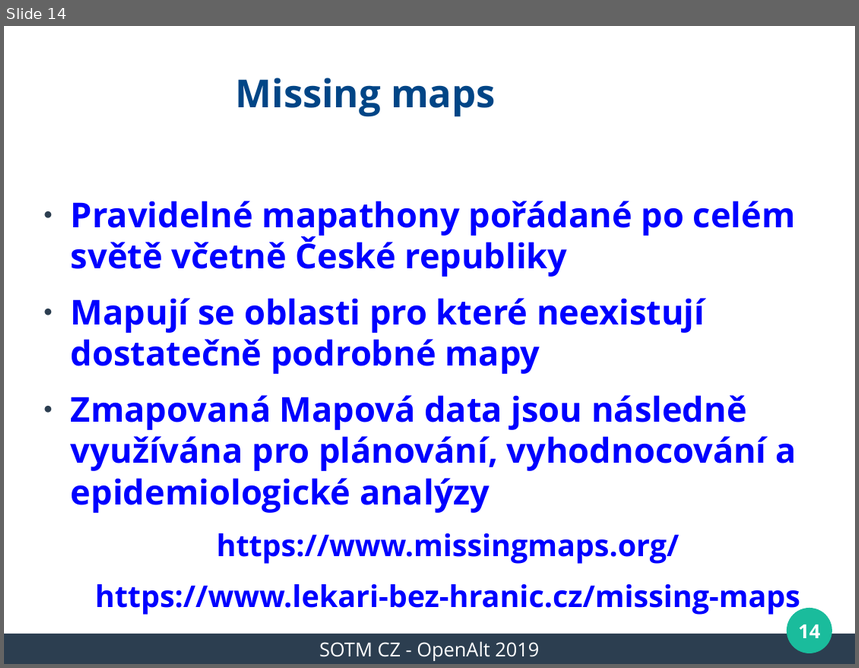
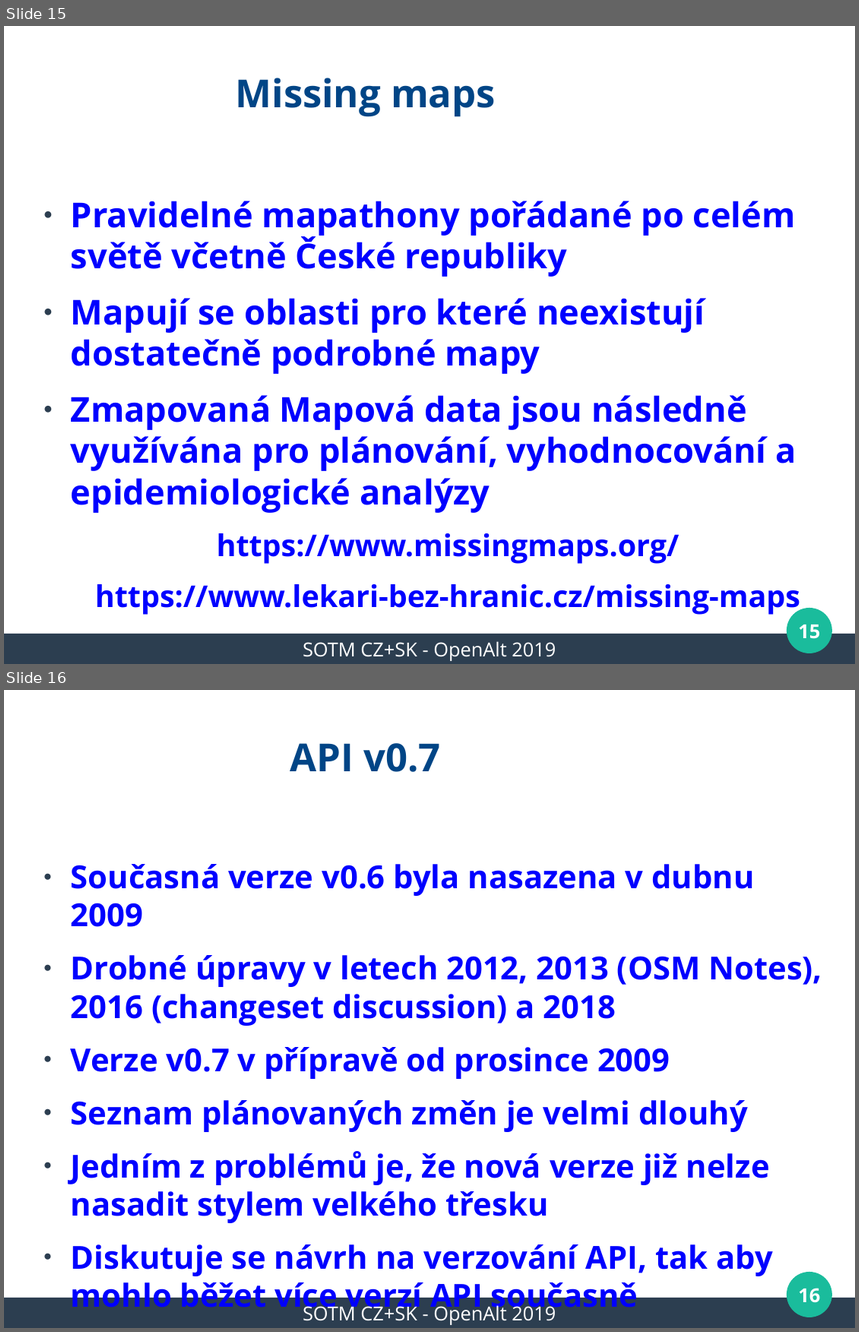
Before and after one commit to mkyral/osm, a slide deck: prezentace/OpenAlt2019/mkyral_WeeklyOSM_2019.odp. Shown one above the other, each under a label of ours: slide 14 before the commit, slides 15 and 16 after it. The pictures are 859x668 and 859x1332 pixels, drawn with LibreOffice and Linux fonts; fonts in the diff are those of the drawing; background and template pictures are left out. Boxes give left, top, right and bottom in pixels: in the first picture for what was removed or moved away, otherwise in the second. Text is boxed around its words. In the diff, an @@ line names an element or a change of style, - is before the commit and + after.

Commit message:
OpenAlt2019 presentation - final version

```diff
--- a/prezentace/OpenAlt2019/mkyral_WeeklyOSM_2019.odp
+++ b/prezentace/OpenAlt2019/mkyral_WeeklyOSM_2019.odp
@@ slide 16 added at (x1=4, y1=690, x2=855, y2=1328), background #FFFFFF; not listed: 3 template elements that a slide beside it also shows @@
@@ title added at (x1=291, y1=743, x2=441, y2=772), 36 pt, text #004586, bold @@
+API v0.7
@@ text added at (x1=71, y1=864, x2=823, y2=1277), 29.6 pt, text #0000FF, bold @@
+● Současná verze v0.6 byla nasazena v dubnu 2009
+● Drobné úpravy v letech 2012, 2013 (OSM Notes), 2016 (changeset discussion) a 2018
+● Verze v0.7 v přípravě od prosince 2009
+● Seznam plánovaných změn je velmi dlouhý
+● Jedním z problémů je, že nová verze již nelze nasadit stylem velkého třesku
+● Diskutuje se návrh na verzování API, tak aby mohlo běžet více verzí API současně
@@ text added at (x1=303, y1=1303, x2=556, y2=1325), 18 pt, text #FFFFFF @@
+SOTM CZ+SK - OpenAlt 2019
@@ page number added at (x1=798, y1=1288, x2=820, y2=1303), 18 pt, text #FFFFFF, bold @@
+16
@@ what was slide 14 is now slide 15 @@
@@ slide 15 changed as well @@
@@ page number at (x1=798, y1=625, x2=820, y2=639): text changed @@
-14
+15
@@ text at (x1=303, y1=642, x2=556, y2=661): text changed @@
-SOTM CZ - OpenAlt 2019
+SOTM CZ+SK - OpenAlt 2019
```
Also in this commit, not shown: 22 other slides changed, 1 other slide added.
